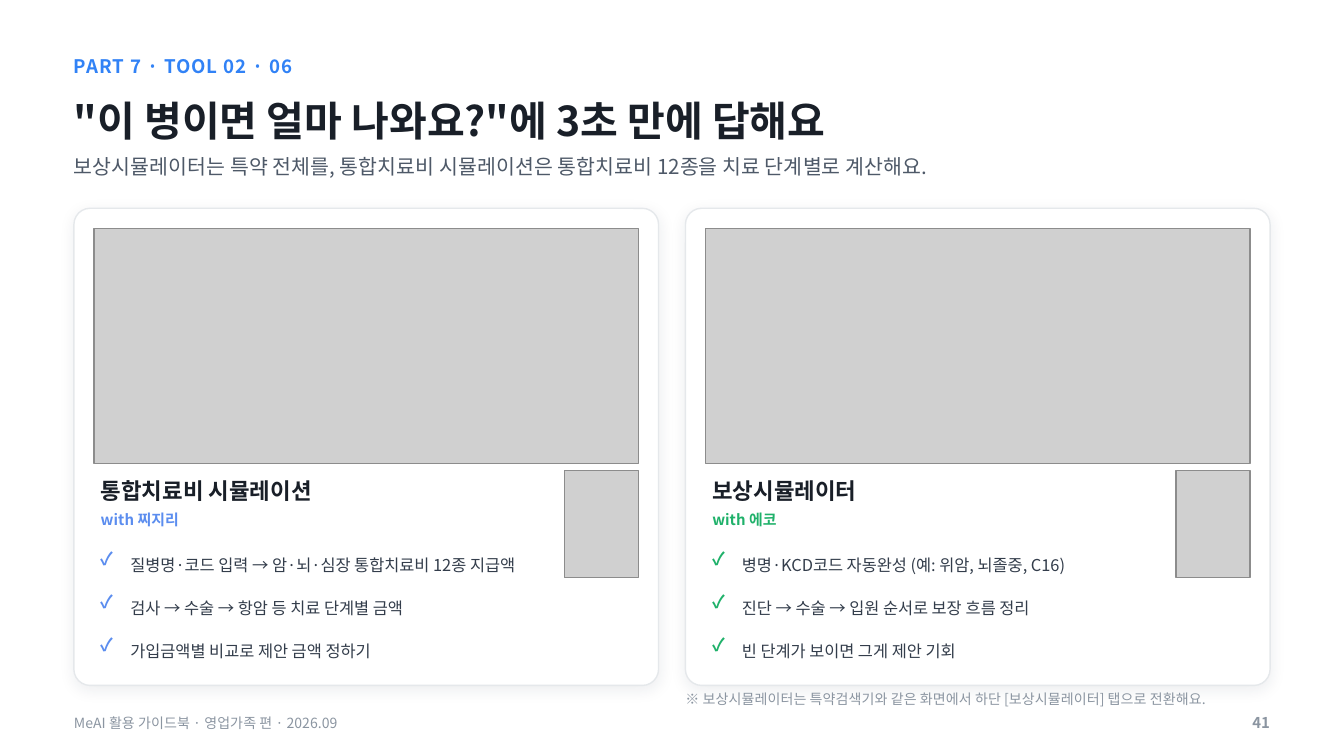
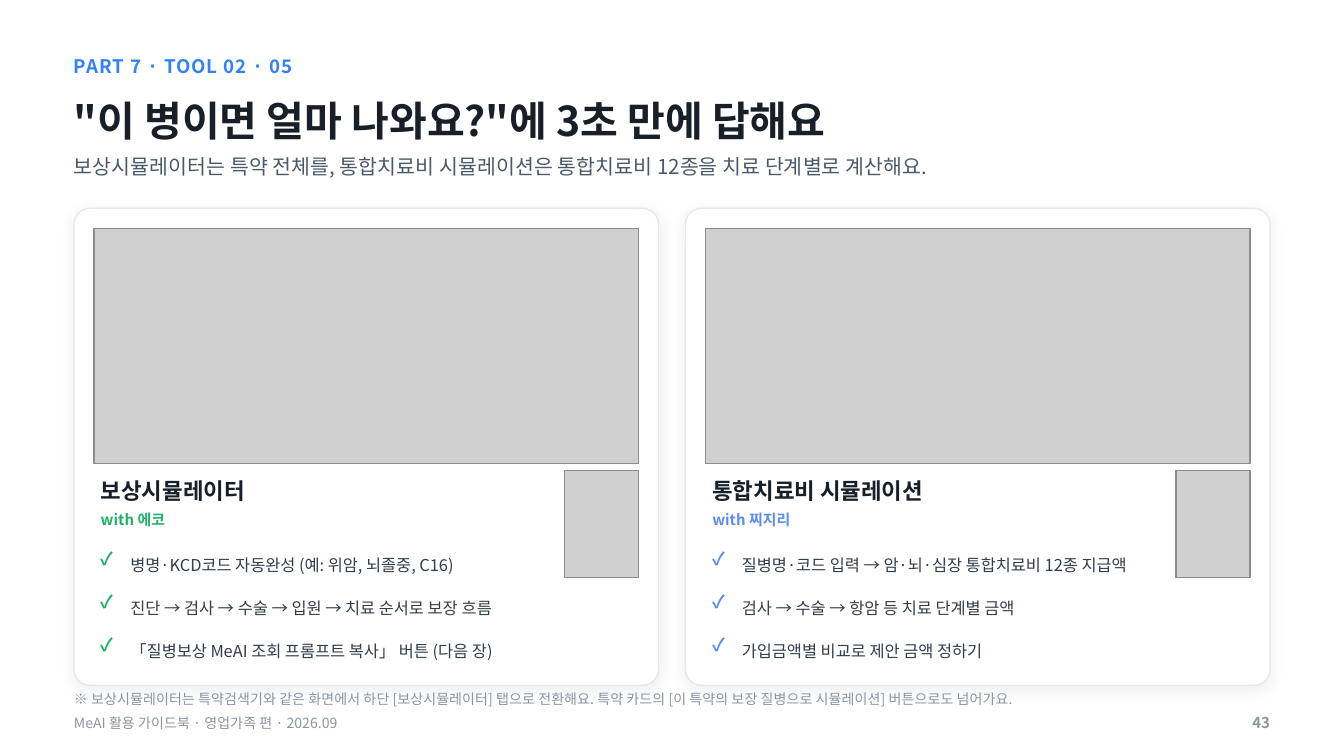
Before and after one commit to hunx11-sys/MeAI, a slide deck: slide 43 of docs/MeAI_활용가이드북_영업가족편_2026.09.pptx (slide 41 before the commit). Drawn at 1344x756 pixels with LibreOffice and Linux fonts; fonts in the diff are those of the drawing; grey boxes stand for pictures. Boxes give left, top, right and bottom in pixels: in the first picture for what was removed or moved away, otherwise in the second. Text is boxed around its words. In the diff, an @@ line names an element or a change of style, - is before the commit and + after.

```diff
--- a/docs/MeAI_활용가이드북_영업가족편_2026.09.pptx
+++ b/docs/MeAI_활용가이드북_영업가족편_2026.09.pptx
@@ text at (74,59,293,74): text changed @@
-PART 7 · TOOL 02 · 06
+PART 7 · TOOL 02 · 05
@@ text at (101,480,245,501): text changed @@
-통합치료비 시뮬레이션
+보상시뮬레이터
@@ text at (712,480,923,501): text changed @@
-보상시뮬레이터
+통합치료비 시뮬레이션
@@ text at (101,512,165,527): text changed; text colour #5B8DEF to #1FB16A @@
-with 찌지리
+with 에코
@@ text at (712,512,790,527): text changed; text colour #1FB16A to #5B8DEF @@
-with 에코
+with 찌지리
@@ text at (130,557,453,574): text changed @@
-질병명·코드 입력 → 암·뇌·심장 통합치료비 12종 지급액
+병명·KCD코드 자동완성 (예: 위암, 뇌졸중, C16)
@@ text at (742,557,1127,573): text changed @@
-병명·KCD코드 자동완성 (예: 위암, 뇌졸중, C16)
+질병명·코드 입력 → 암·뇌·심장 통합치료비 12종 지급액
@@ text at (130,600,492,616): text changed @@
-검사 → 수술 → 항암 등 치료 단계별 금액
+진단 → 검사 → 수술 → 입원 → 치료 순서로 보장 흐름
@@ text at (742,600,1014,616): text changed @@
-진단 → 수술 → 입원 순서로 보장 흐름 정리
+검사 → 수술 → 항암 등 치료 단계별 금액
@@ text colour #5B8DEF to #1FB16A in 3 elements at (101,544,128,582), (101,587,128,625), (101,630,128,668) @@
@@ text at (130,643,493,660): text changed @@
-가입금액별 비교로 제안 금액 정하기
+「질병보상 MeAI 조회 프롬프트 복사」 버튼 (다음 장)
@@ text colour #1FB16A to #5B8DEF in 3 elements at (712,544,739,582), (712,587,739,625), (712,630,739,668) @@
@@ text at (742,643,982,659): text changed @@
-빈 단계가 보이면 그게 제안 기회
+가입금액별 비교로 제안 금액 정하기
@@ text at (91,692,1013,707): text changed @@
-※ 보상시뮬레이터는 특약검색기와 같은 화면에서 하단 [보상시뮬레이터] 탭으로 전환해요.
+※ 보상시뮬레이터는 특약검색기와 같은 화면에서 하단 [보상시뮬레이터] 탭으로 전환해요. 특약 카드의 [이 특약의 보장 질병으로 시뮬레이션] 버튼으로도 넘어가요.
@@ text at (1252,717,1270,728): text changed @@
-41
+43
```
Also in this commit, not shown: 14 other slides changed, 4 slides added, 1 slide removed, 1 other file.
